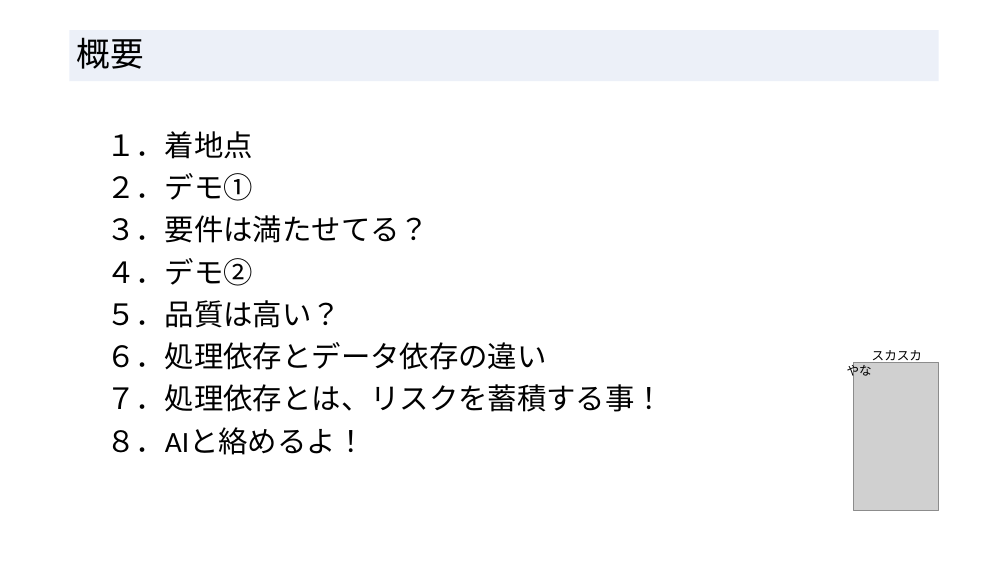
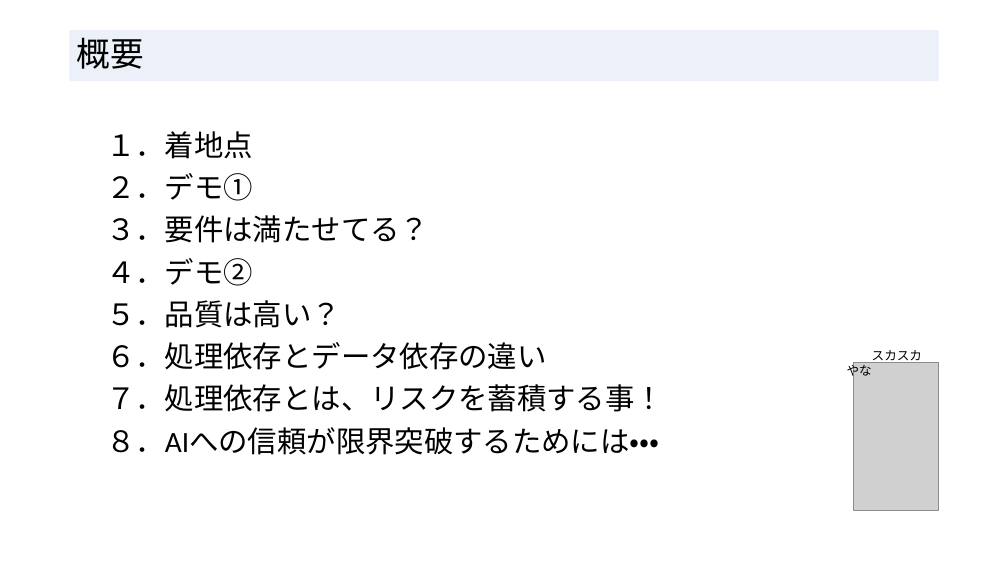
Before and after one commit to RyotoKuroki/QualityDependsOnDataApplication, a slide deck: slide 2 of 処理依存よりデータ依存_エンジニアの輪20250215.pptx. Drawn at 1008x567 pixels with LibreOffice and Linux fonts; fonts in the diff are those of the drawing; grey boxes stand for pictures. Boxes give left, top, right and bottom in pixels: in the first picture for what was removed or moved away, otherwise in the second. Text is boxed around its words. In the diff, an @@ line names an element or a change of style, - is before the commit and + after.

```diff
--- a/処理依存よりデータ依存_エンジニアの輪20250215.pptx
+++ b/処理依存よりデータ依存_エンジニアの輪20250215.pptx
@@ text at (x1=106, y1=427, x2=659, y2=455): text changed @@
-８．AIと絡めるよ！
+８．AIへの信頼が限界突破するためには・・・
```
Also in this commit, not shown: 5 other slides changed.
